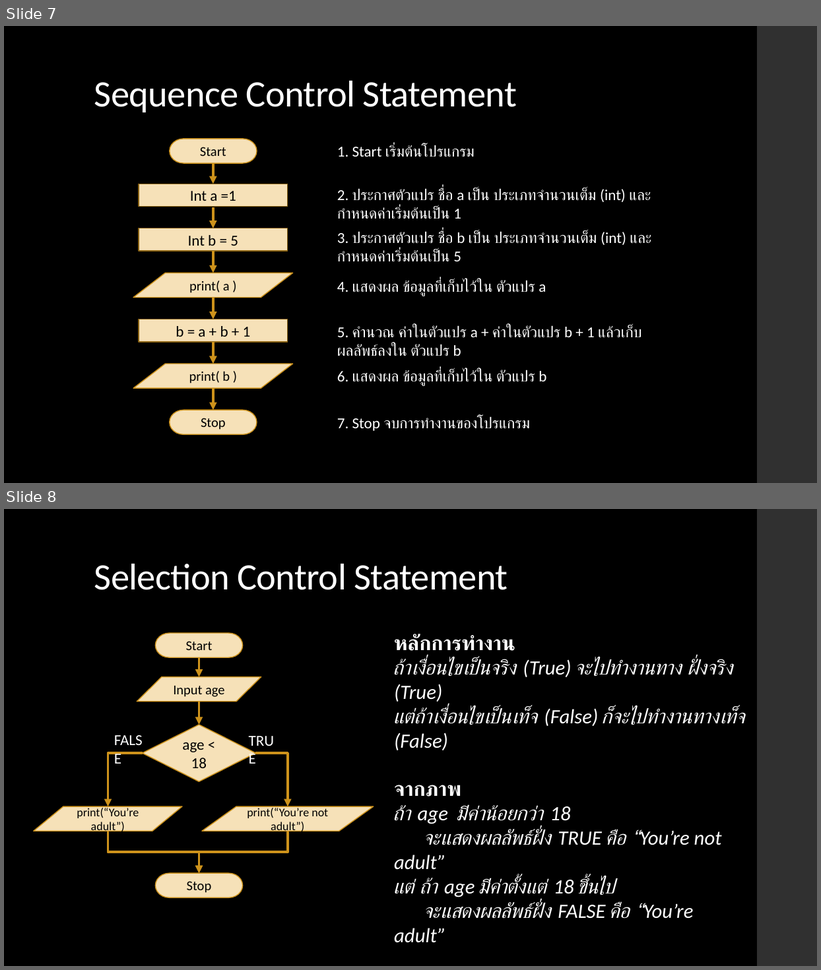
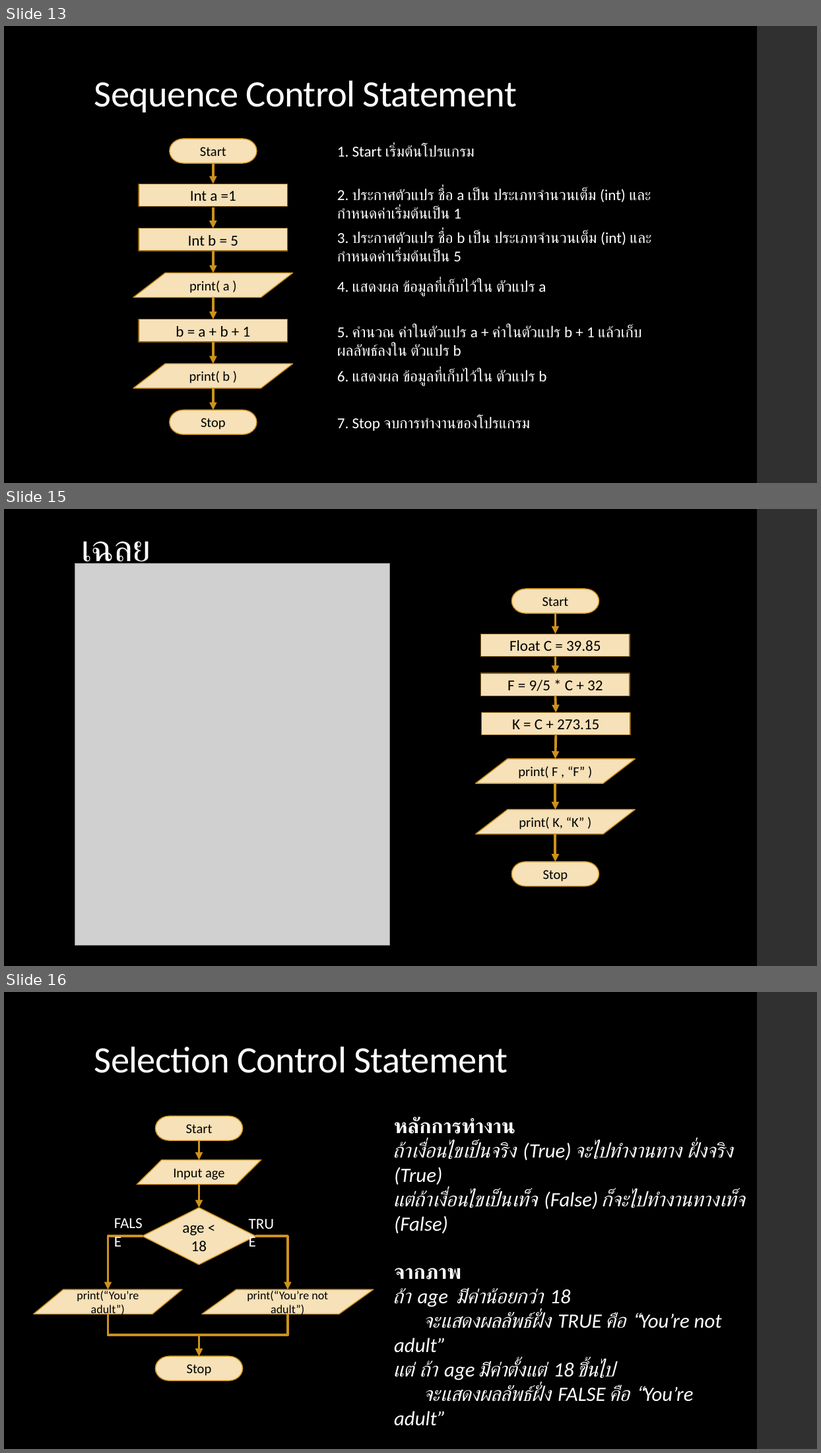
Before and after one commit to NaPryder/Basic-Python-101, a slide deck: Chapter 1/Chapter 1.pptx. Shown one above the other, each under a label of ours: slides 7 and 8 before the commit, slides 13, 15 and 16 after it; the slides between them are not shown. The pictures are 821x970 and 821x1453 pixels, drawn with LibreOffice and Linux fonts; fonts in the diff are those of the drawing; grey boxes stand for pictures. Boxes give left, top, right and bottom in pixels: in the first picture for what was removed or moved away, otherwise in the second. Text is boxed around its words. In the diff, an @@ line names an element or a change of style, - is before the commit and + after.

```diff
--- a/Chapter 1/Chapter 1.pptx
+++ b/Chapter 1/Chapter 1.pptx
@@ slide 15 added at bbox=[4, 509, 817, 966], background #000000; not listed: 1 template element that a slide beside it also shows @@
@@ title added at bbox=[81, 541, 151, 572], 44 pt, text #FFFFFF @@
+เฉลย
@@ picture added at bbox=[75, 563, 390, 946] @@
@@ group added at bbox=[475, 589, 635, 887]: 6 arrows, 3 rectangles, 2 pill shapes, 2 flow chart input outputs @@
+Start
+F = 9/5 * C + 32
+Stop
+Float C = 39.85
+print( F , “F” )
+print( K, “K” )
+K = C + 273.15
@@ what was slide 7 is now slide 13 @@
@@ what was slide 8 is now slide 16 @@
```
Also in this commit, not shown: 7 other slides added, 3 other files.
